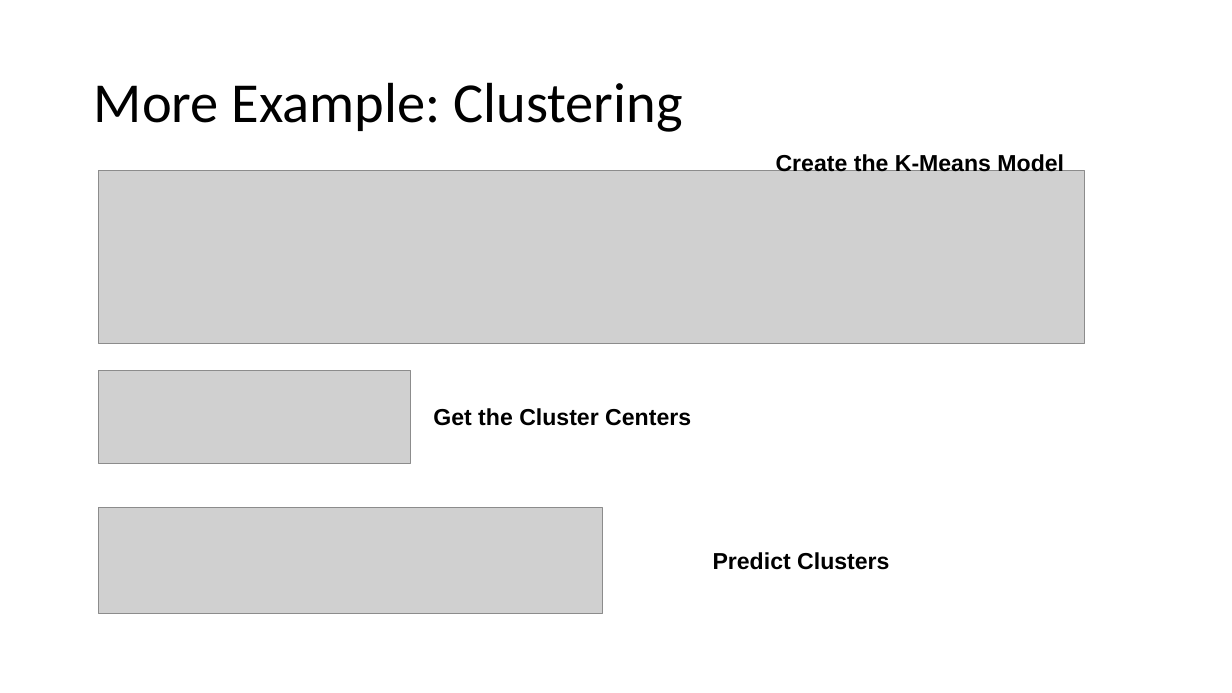
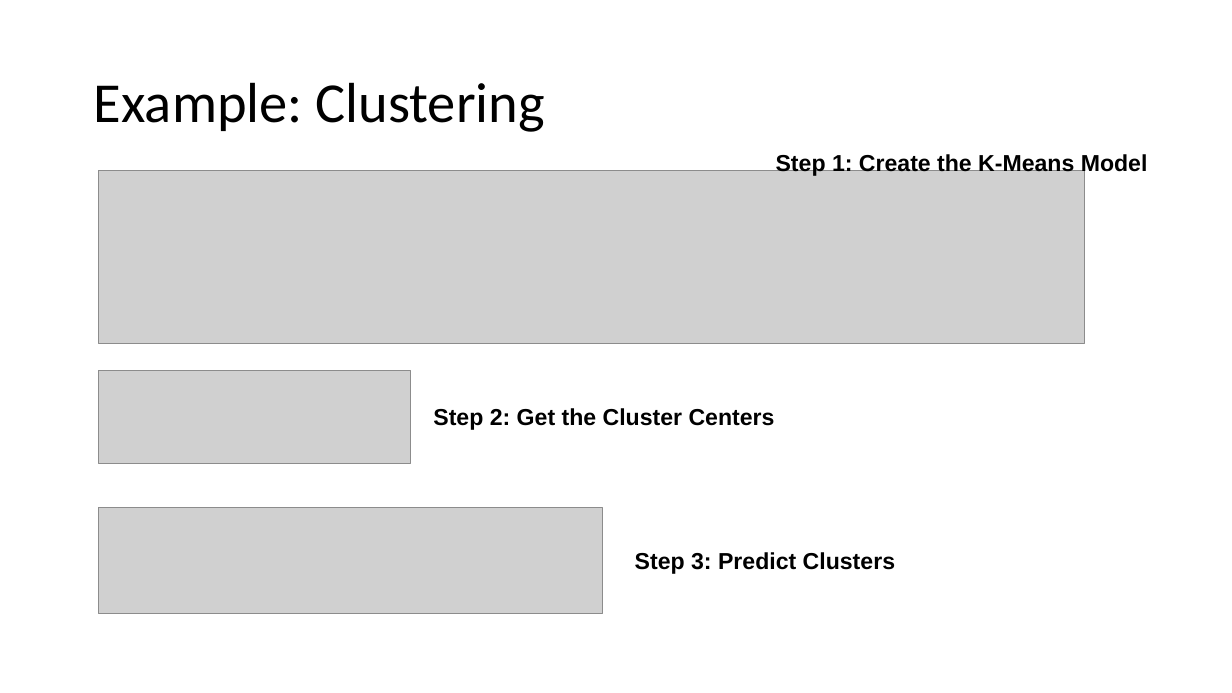
Before and after one commit to Azure-Bootcamp-Troy/GettingStartedMLSparkHDInsight, a slide deck: slide 33 of Getting Started with ML with Spark on HDInsight.pptx (slide 29 before the commit). Drawn at 1232x693 pixels with LibreOffice and Linux fonts; fonts in the diff are those of the drawing; grey boxes stand for pictures. Boxes give left, top, right and bottom in pixels: in the first picture for what was removed or moved away, otherwise in the second. Text is boxed around its words. In the diff, an @@ line names an element or a change of style, - is before the commit and + after.

```diff
--- a/Getting Started with ML with Spark on HDInsight.pptx
+++ b/Getting Started with ML with Spark on HDInsight.pptx
@@ title at bbox=[94, 82, 545, 132]: text changed @@
-More Example: Clustering
+Example: Clustering
@@ text at bbox=[776, 153, 1148, 177]: text changed @@
-Create the K-Means Model
+Step 1: Create the K-Means Model
@@ text at bbox=[433, 408, 775, 430]: text changed @@
-Get the Cluster Centers
+Step 2: Get the Cluster Centers
@@ text at bbox=[635, 552, 895, 574]: text changed @@
-Predict Clusters
+Step 3: Predict Clusters
```
Also in this commit, not shown: 9 other slides changed, 5 slides added, 1 other file.
